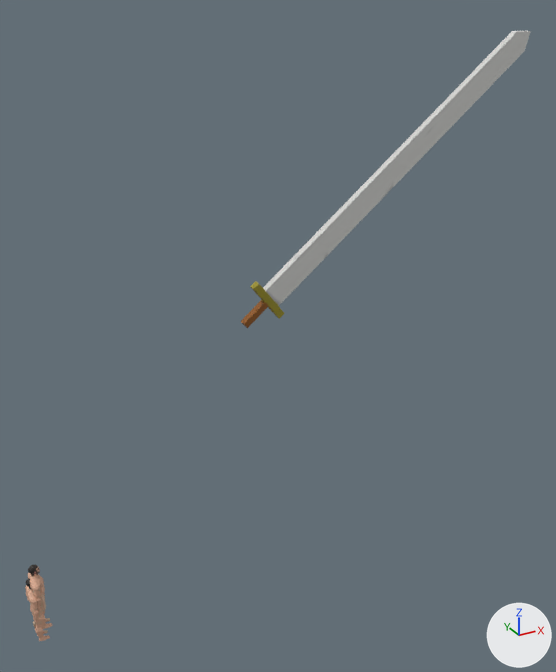
Renders of the COLLADA model assets/models/human/human.dae from each side of a commit.
One viewpoint serves both versions: a 50 mm camera at (-2.9, -25.1, 21.9) aimed at (9.8, -2.0, 10.3). The lights are fixed; the arrows at lower right show +X, +Y and +Z.

The first picture shows 'human.001', 'sword'.
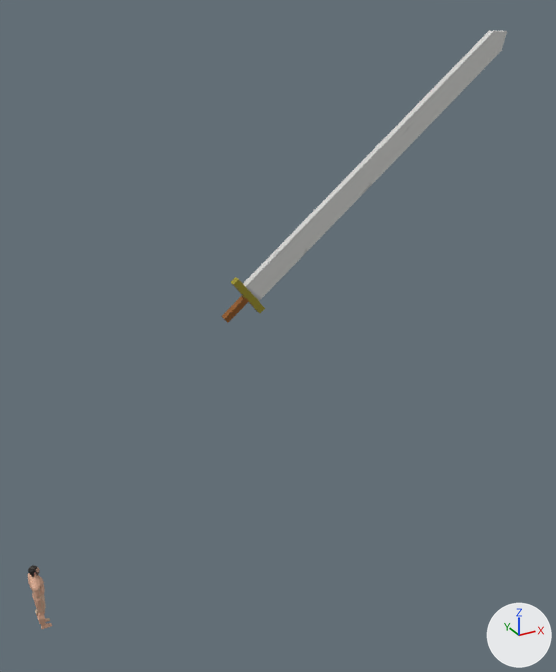
The newer file is also rescaled (x1.015), turned or shifted as a whole; pictures and numbers use the older file's frame.

Location of each change, [x1, y1, x2, y2] in pixels of the pictures (556 x 672 px):
'sword', moved, turned, rescaled: before [241, 31, 531, 328]; after [221, 31, 507, 323]
'human.001', deleted (beige): before [25, 578, 50, 641]

The change, as a list of edits to the scene's bpy script:
```text
Change ob_sword:
    ob_sword.location: (8.22, -4.14, 12.73) -> (7.76, -3.62, 12.81)
    ob_sword.rotation_euler: (-0.9, 0.0591, -1.53) -> (-0.896, 0.0496, -1.545)  # degrees (-52, 3.4, -88) -> degrees (-51, 2.8, -89)
    ob_sword.scale: (1.0, 1.0, 1.0) -> (0.985, 0.985, 0.985)
Remove ob_human_001:
    ob_human_001 = bpy.data.objects.new('human.001', me_body_001)
    ob_human_001.location = (-0.16, 0.0, -0.56)
```
